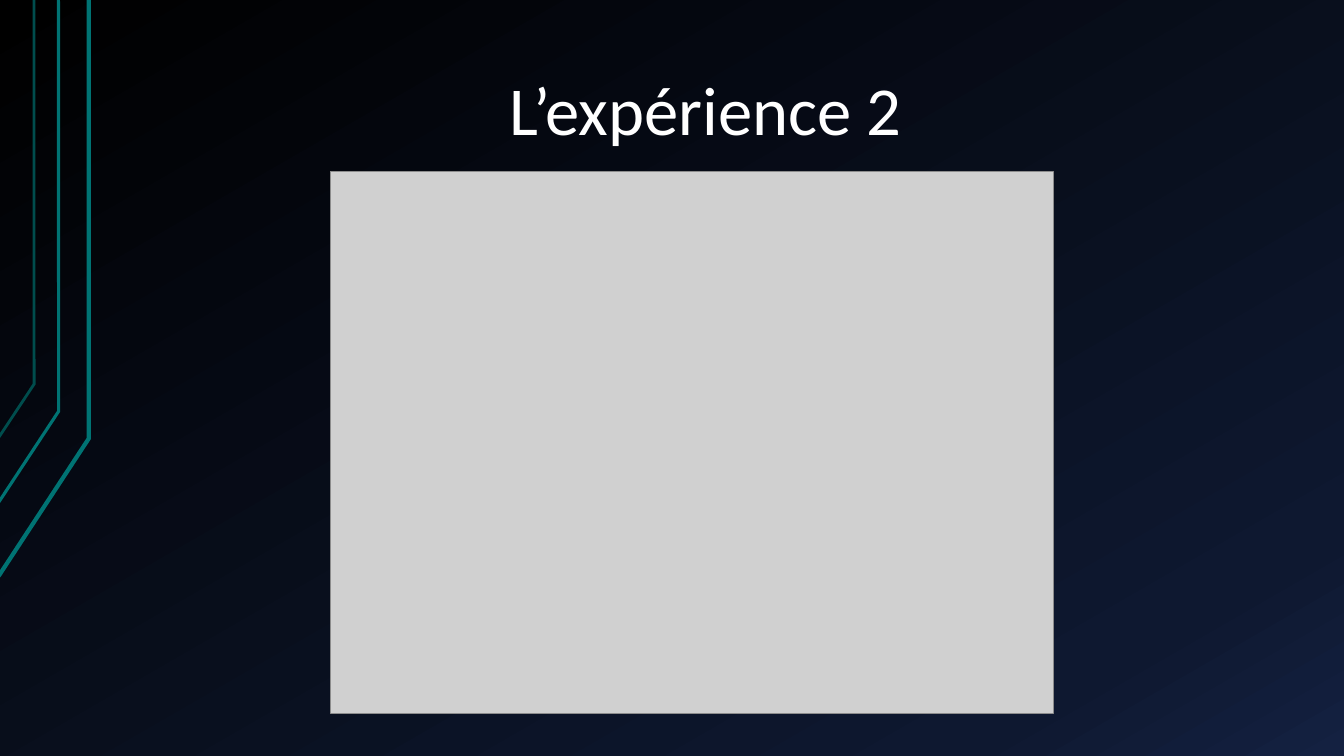
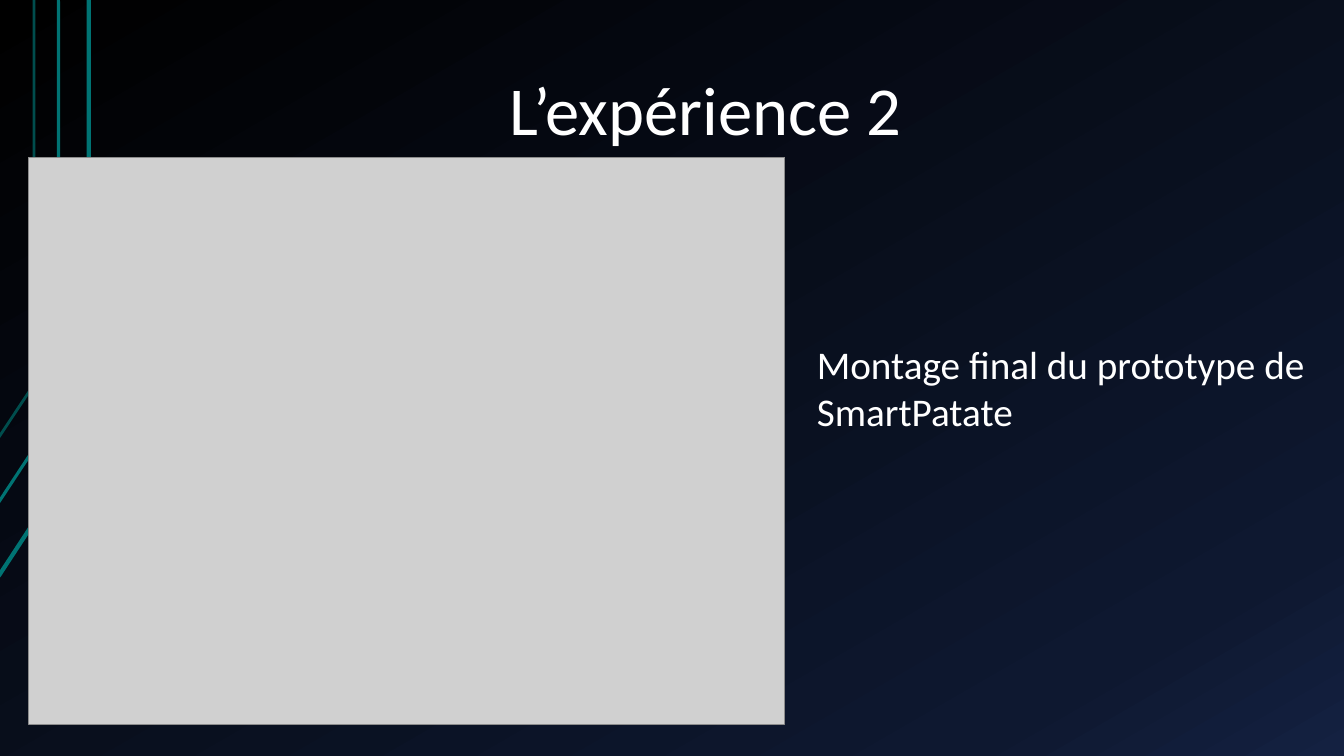
Before and after one commit to Elnicoc0/Projet1, a slide deck: slide 4 of SmartPatate.pptx. Drawn at 1344x756 pixels with LibreOffice and Linux fonts; fonts in the diff are those of the drawing; grey boxes stand for pictures. Boxes give left, top, right and bottom in pixels: in the first picture for what was removed or moved away, otherwise in the second. Text is boxed around its words. In the diff, an @@ line names an element or a change of style, - is before the commit and + after.

```diff
--- a/SmartPatate.pptx
+++ b/SmartPatate.pptx
@@ picture added at <box>29,157,785,724</box> @@
@@ picture removed at <box>331,171,1054,713</box> @@
@@ text added at <box>817,351,1304,427</box>, 28 pt, text #FFFFFF @@
+Montage final du prototype de SmartPatate
```
Also in this commit, not shown: 1 other slide changed, 4 slides added, 3 slides removed, 2 other files.
